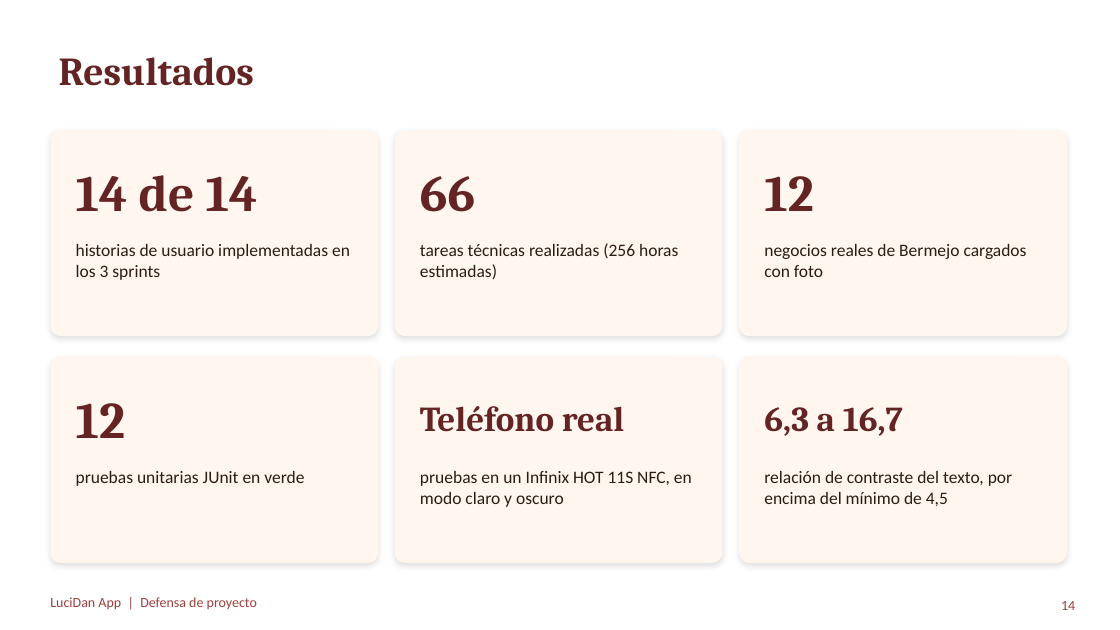
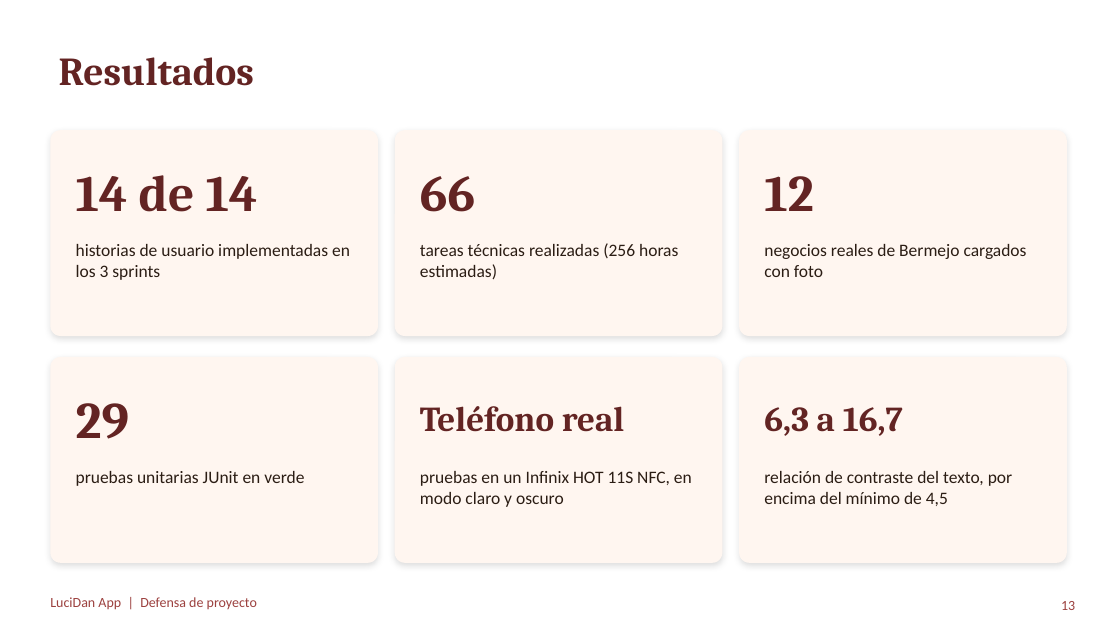
Before and after one commit to chelingo1994/LuciDan, a slide deck: slide 13 of docs/17_Presentacion_Defensa_LuciDan.pptx (slide 14 before the commit). Drawn at 1120x630 pixels with LibreOffice and Linux fonts; fonts in the diff are those of the drawing. Boxes give left, top, right and bottom in pixels: in the first picture for what was removed or moved away, otherwise in the second. Text is boxed around its words. In the diff, an @@ line names an element or a change of style, - is before the commit and + after.

```diff
--- a/docs/17_Presentacion_Defensa_LuciDan.pptx
+++ b/docs/17_Presentacion_Defensa_LuciDan.pptx
@@ text at [76,403,129,439]: text changed @@
-12
+29
@@ page number at [1061,601,1075,610]: text changed @@
-14
+13
```
Also in this commit, not shown: 4 other slides changed, 56 other files.
